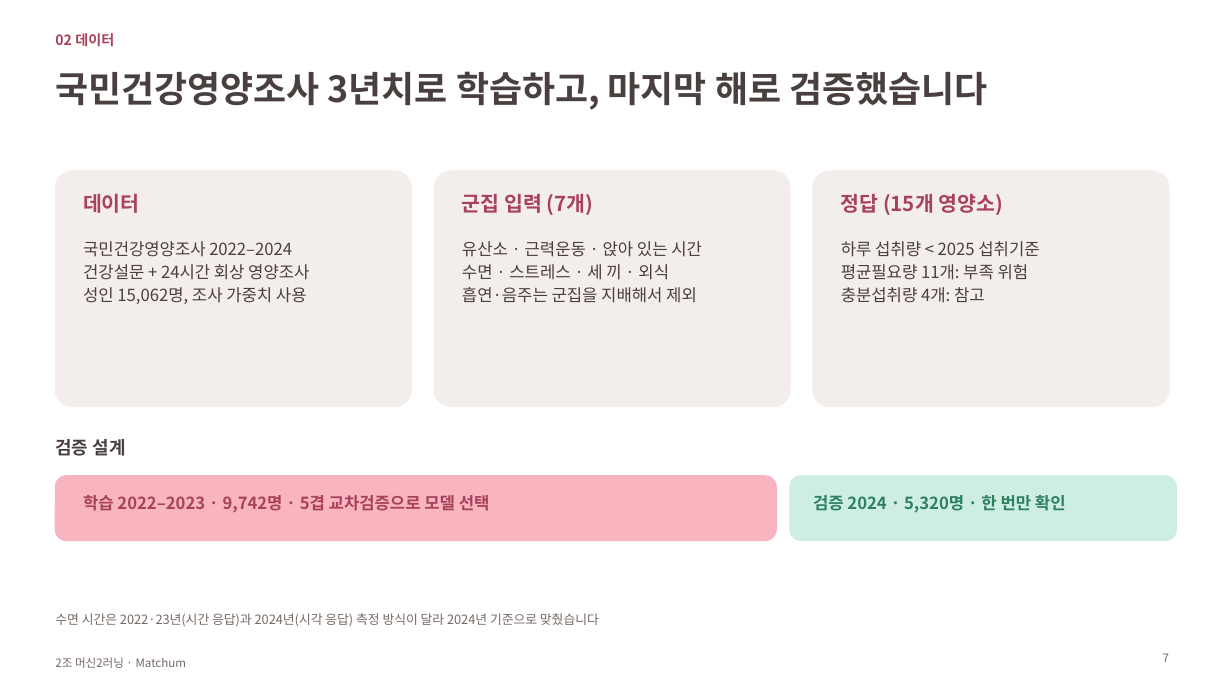
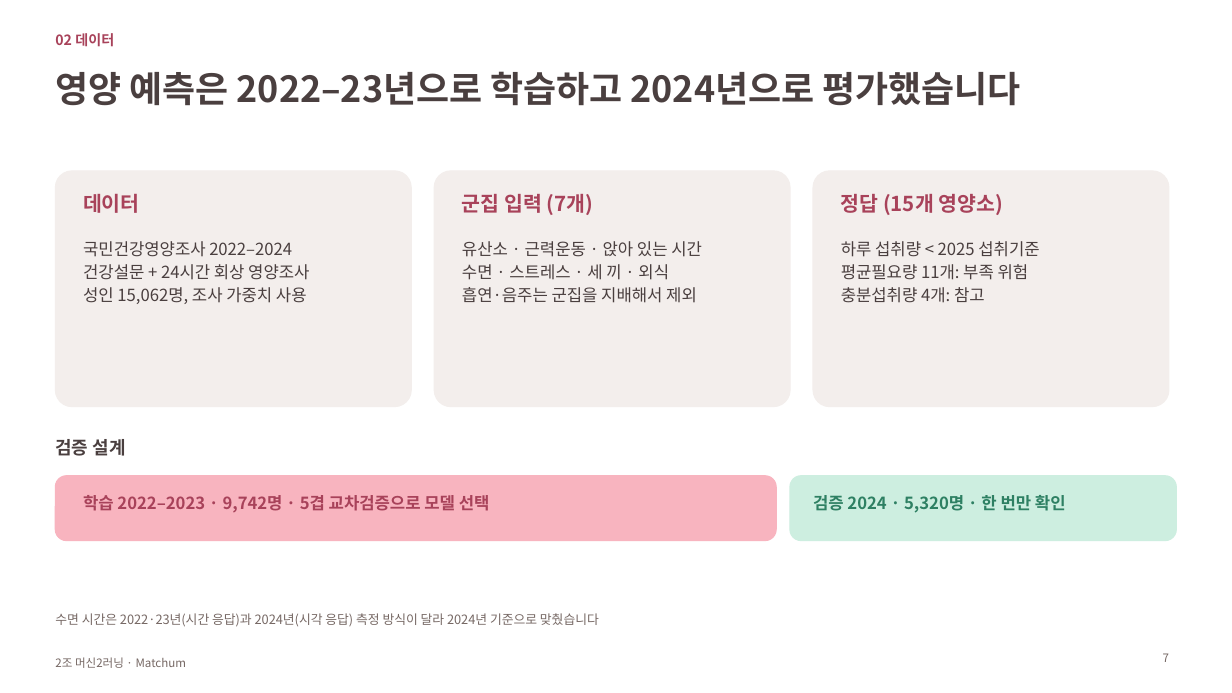
Before and after one commit to BigskyYang/Matchum, a slide deck: slide 7 of Yuhwan/발표_B안/최종발표_B안_생활습관유형_부족영양소.pptx. Drawn at 1232x693 pixels with LibreOffice and Linux fonts; fonts in the diff are those of the drawing. Boxes give left, top, right and bottom in pixels: in the first picture for what was removed or moved away, otherwise in the second. Text is boxed around its words. In the diff, an @@ line names an element or a change of style, - is before the commit and + after.

Commit message:
feat(web): 유형 설명과 개인 예측을 구분하고 설문 분기 및 발표 자료 개편

```diff
--- a/Yuhwan/발표_B안/최종발표_B안_생활습관유형_부족영양소.pptx
+++ b/Yuhwan/발표_B안/최종발표_B안_생활습관유형_부족영양소.pptx
@@ title at (55, 71, 1021, 106): text changed @@
-국민건강영양조사 3년치로 학습하고, 마지막 해로 검증했습니다
+영양 예측은 2022–23년으로 학습하고 2024년으로 평가했습니다
```
Also in this commit, not shown: 11 other slides changed, 5 slides added, 1 slide removed, 36 other files.
